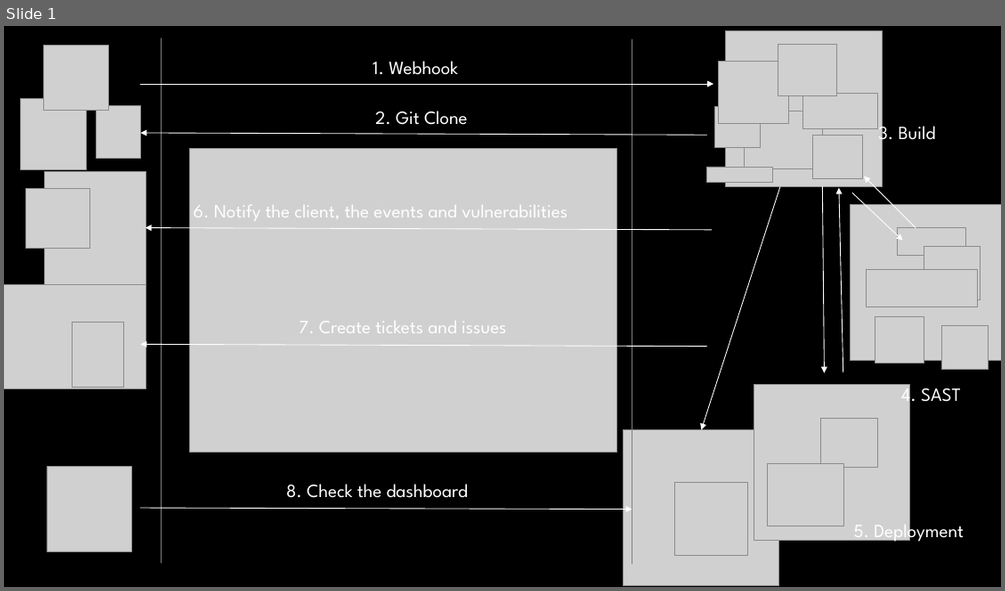
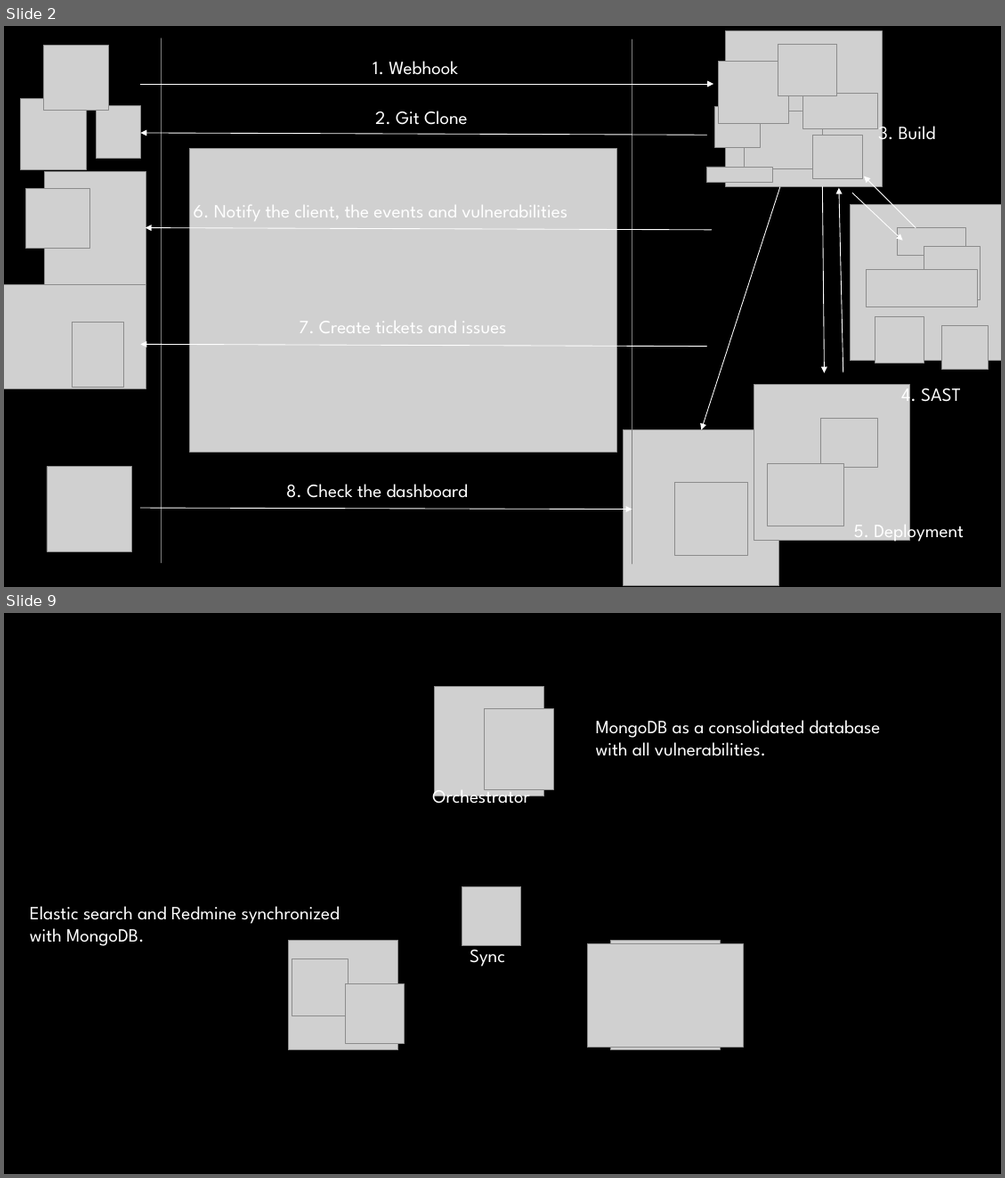
Before and after one commit to badBounty/TheFantasticSecDevOps, a slide deck: architecture.pptx. Shown one above the other, each under a label of ours: slide 1 before the commit, slides 2 and 9 after it; the slides between them are not shown. The pictures are 1005x591 and 1005x1178 pixels, drawn with LibreOffice and Linux fonts; fonts in the diff are those of the drawing; grey boxes stand for pictures; background and template pictures are left out. Boxes give left, top, right and bottom in pixels: in the first picture for what was removed or moved away, otherwise in the second. Text is boxed around its words. In the diff, an @@ line names an element or a change of style, - is before the commit and + after.

```diff
--- a/architecture.pptx
+++ b/architecture.pptx
@@ slide 9 added at <box>4,613,1001,1174</box>, background picture (left out) @@
@@ picture added at <box>435,686,544,796</box> @@
@@ picture added at <box>484,709,553,789</box> @@
@@ text added at <box>596,720,880,756</box>, 18 pt, text #FFFFFF @@
+MongoDB as a consolidated database with all vulnerabilities.
@@ text added at <box>432,785,529,809</box>, 18 pt, text #FFFFFF @@
+Orchestrator
@@ text added at <box>30,906,340,946</box>, 18 pt, text #FFFFFF @@
+Elastic search and Redmine synchronized with MongoDB.
@@ picture added at <box>461,887,521,946</box> @@
@@ picture added at <box>289,941,399,1051</box> @@
@@ picture added at <box>291,959,348,1016</box> @@
@@ text added at <box>469,944,505,966</box>, 18 pt, text #FFFFFF @@
+Sync
@@ picture added at <box>587,943,743,1047</box> @@
@@ picture added at <box>610,941,720,1051</box> @@
@@ picture added at <box>345,984,404,1043</box> @@
@@ what was slide 1 is now slide 2 @@
```
Also in this commit, not shown: 7 other slides added, 6 other files.
